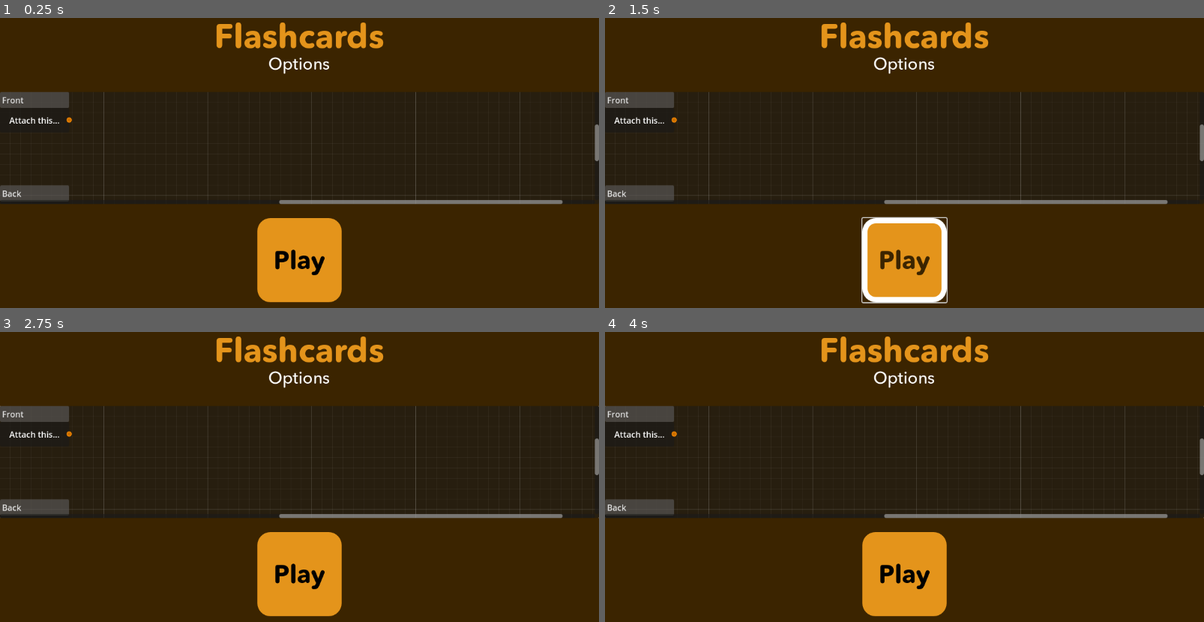
Above: before the commit, frames 1-4 (two rows, left to right).
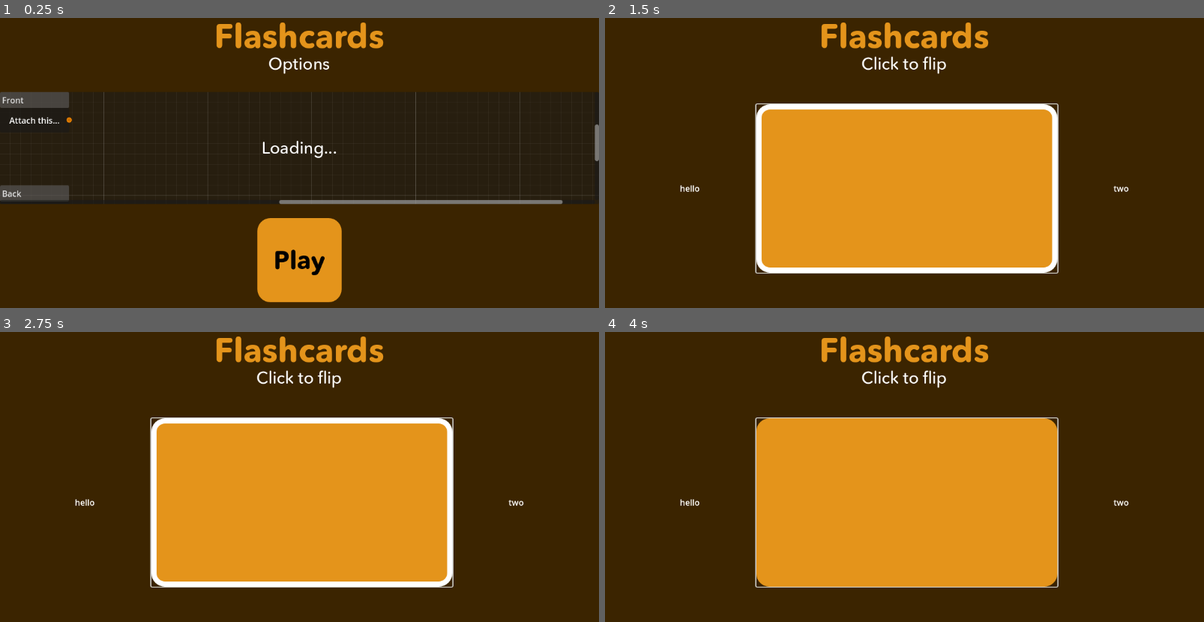
Above: after the commit, the same moments.

Repository: PhyoTP/multicards-arcade
Game: Godot game, scene res://GamemodeOptions.tscn
Same seed, same stepped clock (60 frames per second), same inputs: the game is played once before the commit and once after it. This scene is started directly instead of the project's main scene.
Inputs (mouse positions are in pixels of both pictures, inside the frame that each line leads up to; where the layout moved, square brackets give the same spot in the first picture):
- Up to frame 1 (0.25 s): no input
- Up to frame 2 (1.5 s): click "Play" at 0.5 s; click (904, 189) [904, 261] at 1.25 s
- Up to frame 3 (2.75 s): tap Enter at 2 s; move the mouse to (431, 445) at 2.02 s; hold Right from 2.03 s (still down); tap Alt at 2.1 s
- Up to frame 4 (4 s): tap Enter at 2.75, 3.5 s; move the mouse to (784, 479) at 2.77 s; release Right at 2.78 s; hold Down 2.78-3.53 s; tap Shift at 2.85 s; move the mouse to (964, 387) at 3.52 s; hold Right from 3.53 s (still down); tap Alt at 3.6 s

The runs differ from the first frame. In frame 1, 0.2% of the frame differs, in the area x 43-57%, y 42-49%; in frame 2, 34%, in the area x 0-100%, y 13-99%; in frame 3, 33%; in frame 4, 33%.

Commit message:
Add Flashcards scene and implement card flipping functionality

Diff:
--- /dev/null
+++ b/Flashcards.tscn
@@ -0,0 +1,81 @@
+[gd_scene load_steps=5 format=3 uid="uid://wcif8ok4jvjr"]
+
+[ext_resource type="Theme" uid="uid://fx8rk3uqw885" path="res://themes/big_button.tres" id="1_21x8f"]
+[ext_resource type="Script" uid="uid://bwimc6opbc554" path="res://flashcards.gd" id="1_biq8x"]
+[ext_resource type="Theme" uid="uid://xyo7pwdpgfku" path="res://themes/text.tres" id="2_biq8x"]
+[ext_resource type="Theme" uid="uid://dlxjiwsk6r3y5" path="res://themes/header.tres" id="3_05mbd"]
+
+[node name="Control" type="Control"]
+layout_mode = 3
+anchors_preset = 15
+anchor_right = 1.0
+anchor_bottom = 1.0
+grow_horizontal = 2
+grow_vertical = 2
+script = ExtResource("1_biq8x")
+
+[node name="Label" type="Label" parent="."]
+custom_minimum_size = Vector2(0, 216)
+layout_mode = 1
+anchors_preset = 10
+anchor_right = 1.0
+offset_bottom = 23.0
+grow_horizontal = 2
+theme = ExtResource("3_05mbd")
+text = "Flashcards"
+horizontal_alignment = 1
+vertical_alignment = 1
+
+[node name="Label2" type="Label" parent="."]
+custom_minimum_size = Vector2(0, 108)
+layout_mode = 1
+anchors_preset = 10
+anchor_right = 1.0
+offset_top = 108.0
+offset_bottom = 216.0
+grow_horizontal = 2
+theme = ExtResource("2_biq8x")
+text = "Click to flip"
+horizontal_alignment = 1
+vertical_alignment = 1
+
+[node name="HBoxContainer" type="HBoxContainer" parent="."]
+custom_minimum_size = Vector2(864, 324)
+layout_mode = 1
+anchors_preset = 7
+anchor_left = 0.5
+anchor_top = 1.0
+anchor_right = 0.5
+anchor_bottom = 1.0
+offset_left = -196.5
+offset_top = -408.0
+offset_right = 196.5
+offset_bottom = -84.0
+grow_horizontal = 2
+grow_vertical = 0
+theme_override_constants/separation = 108
+alignment = 1
+
+[node name="Label" type="Label" parent="HBoxContainer"]
+layout_mode = 2
+text = "hello"
+
+[node name="Button" type="Button" parent="HBoxContainer"]
+custom_minimum_size = Vector2(108, 108)
+layout_mode = 2
+size_flags_horizontal = 3
+theme = ExtResource("1_21x8f")
+
+[node name="HBoxContainer" type="HBoxContainer" parent="HBoxContainer/Button"]
+layout_mode = 1
+anchors_preset = 15
+anchor_right = 1.0
+anchor_bottom = 1.0
+grow_horizontal = 2
+grow_vertical = 2
+theme_override_constants/separation = 32
+alignment = 1
+
+[node name="Label2" type="Label" parent="HBoxContainer"]
+layout_mode = 2
+text = "two"
--- a/GamemodeOptions.tscn
+++ b/GamemodeOptions.tscn
@@ -54,6 +54,22 @@
 horizontal_alignment = 1
 vertical_alignment = 1
 
+[node name="StatusLabel" type="Label" parent="."]
+custom_minimum_size = Vector2(0, 216)
+layout_mode = 1
+anchors_preset = 14
+anchor_top = 0.5
+anchor_right = 1.0
+anchor_bottom = 0.5
+offset_top = -108.0
+offset_bottom = 108.0
+grow_horizontal = 2
+grow_vertical = 2
+theme = ExtResource("3_8twda")
+text = "Loading..."
+horizontal_alignment = 1
+vertical_alignment = 1
+
 [node name="VBoxContainer" type="VBoxContainer" parent="."]
 custom_minimum_size = Vector2(0, 216)
 layout_mode = 1
--- /dev/null
+++ b/flashcards.gd
@@ -0,0 +1,27 @@
+extends Control
+
+var chosenSides: Dictionary = {_front=["Mixture"], _back=["Reaction"]}
+var cards: Array = [{ "id": "36C88CA0-3E04-4E61-8C43-9FD2245D6C00", "sides": { "Mixture": "Acid + Metal", "Reaction": "salt + hydrogen gas" } }, { "id": "394B4B9A-71A3-4D62-9638-14FD99930D3D", "sides": { "Mixture": "Acid + Base", "Reaction": "salt + water" } }, { "id": "BD8B41B0-490B-4E34-A778-222AFA3580CF", "sides": { "Mixture": "Acid + metal carbonate", "Reaction": "salt + water + carbon dioxide" } }, { "id": "E612EF36-6DA6-4CB6-ADD2-C3D5AF698DAB", "sides": { "Mixture": "Base + ammonium salt", "Reaction": "salt + water + ammonia gas" } }]
+var index = 0
+@onready var sub_side = preload("res://flashcardsubside.tscn")
+@onready var button = $HBoxContainer/Button
+var flipped = false
+func _ready() -> void:
+	print(cards)
+	_set_card(chosenSides._front)
+	button.pressed.connect(_flip_card)
+func _set_card(sides: Array):
+	for i in sides:
+		var new_sub = sub_side.instantiate()
+		new_sub.get_child(0).text = i
+		new_sub.get_child(1).text = cards[index].sides[i]
+		button.get_child(0).add_child(new_sub)
+func _flip_card():
+	print("flipped")
+	for child in button.get_child(0).get_children():
+		child.queue_free()
+	if not flipped:
+		_set_card(chosenSides._back)
+	else:
+		_set_card(chosenSides._front)
+	flipped = !flipped
--- /dev/null
+++ b/flashcardsubside.tscn
@@ -0,0 +1,20 @@
+[gd_scene load_steps=2 format=3 uid="uid://dd5piprqwmwj4"]
+
+[ext_resource type="Theme" uid="uid://xyo7pwdpgfku" path="res://themes/text.tres" id="1_sbg03"]
+
+[node name="VBoxContainer" type="VBoxContainer"]
+size_flags_horizontal = 3
+size_flags_vertical = 3
+alignment = 1
+
+[node name="Label" type="Label" parent="."]
+layout_mode = 2
+text = "Side"
+horizontal_alignment = 1
+
+[node name="Label2" type="Label" parent="."]
+layout_mode = 2
+theme = ExtResource("1_sbg03")
+text = "Value"
+horizontal_alignment = 1
+autowrap_mode = 3
--- a/gamemode_options.gd
+++ b/gamemode_options.gd
@@ -1,8 +1,9 @@
 extends Control
 
-var id: String
+var id: String = "b7507163-6612-455f-81a6-d29eb1634c97"
 var classic = ["Flashcards"]
 var chosenSides: Dictionary
+var cards: Array
 func _ready() -> void:
 	$Label.text = Global.gamemode
 	var label = Label.new()
@@ -27,14 +28,17 @@
 	$HTTPRequest.request("https://api.phyotp.dev/multicards/set/"+id)
 	$GraphEdit.connection_request.connect(_connect_node)
 	$GraphEdit.disconnection_request.connect(_disconnect_node)
+	$VBoxContainer/Button.pressed.connect(_start)
 func _on_request_completed(_result, response_code, _headers, body):
 	if response_code == 200:
+		$StatusLabel.visible = false
 		var json: Dictionary = JSON.parse_string(body.get_string_from_utf8())
 		var sides = []
 		var label = Label.new()
 		label.text = "...to this"
 		var offset = 0
-		for card in json.cards:
+		cards = json.cards
+		for card in cards:
 			for side in card.sides:
 				if side not in sides:
 					sides.append(side)
@@ -48,8 +52,18 @@
 					$GraphEdit.add_child(newNode)
 
 func _connect_node(from, find, to, tind):
-	chosenSides[from].append(chosenSides)
+	chosenSides[from].append(to)
 	$GraphEdit.connect_node(from, find, to, tind)
 func _disconnect_node(from, find, to, tind):
-	chosenSides[from].erase(chosenSides)
+	chosenSides[from].erase(to)
 	$GraphEdit.disconnect_node(from, find, to, tind)
+func _start():
+	var game_scene := load("res://"+Global.gamemode+".tscn")
+	var new_scene = game_scene.instantiate()
+
+	new_scene.chosenSides = chosenSides
+	new_scene.cards = cards
+
+	get_tree().root.add_child(new_scene)
+	get_parent().remove_child(self)
+	queue_free()
--- a/themes/big_button.tres
+++ b/themes/big_button.tres
@@ -32,3 +32,4 @@
 Button/styles/hover = SubResource("StyleBoxFlat_0d5ky")
 Button/styles/normal = SubResource("StyleBoxFlat_3wf2c")
 Button/styles/pressed = SubResource("StyleBoxFlat_3wf2c")
+Label/colors/font_color = Color(0, 0, 0, 1)
Not shown, added: flashcards.gd.uid
